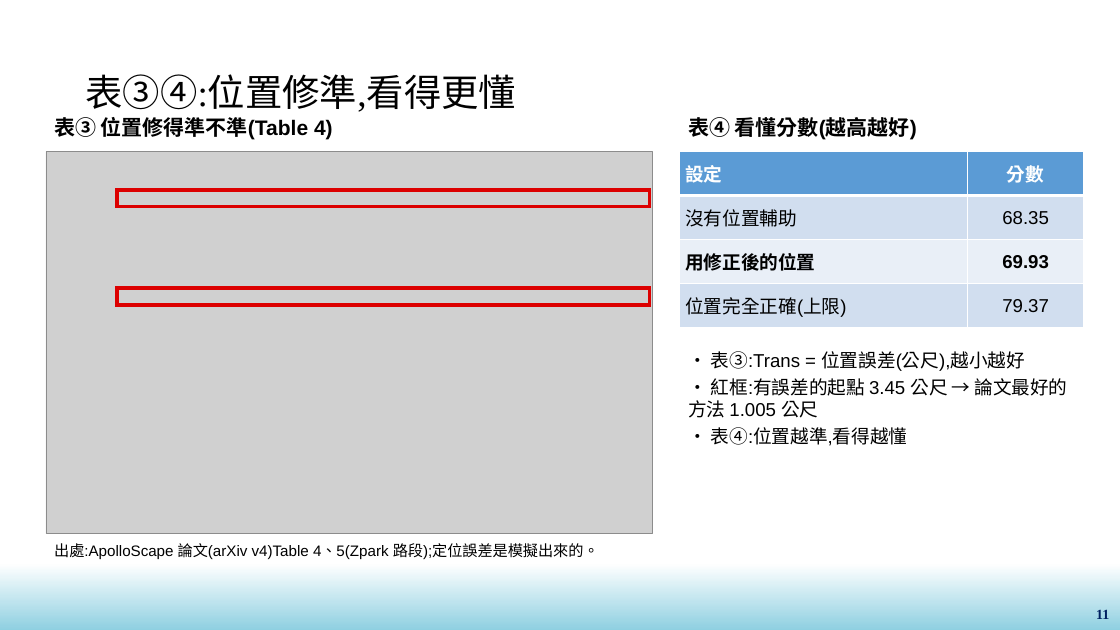
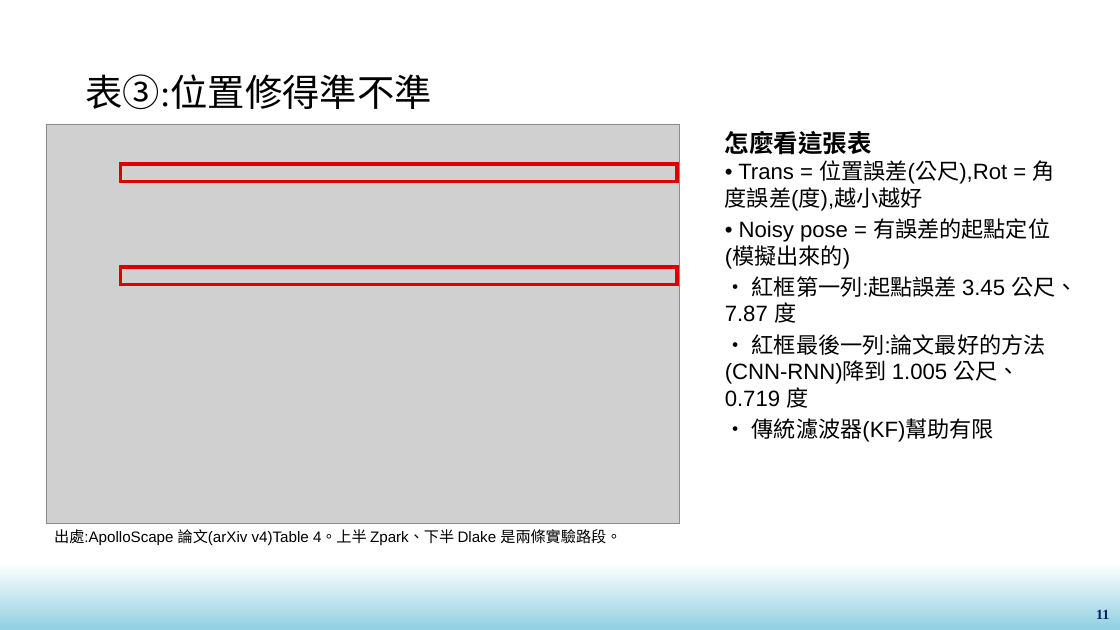
Before and after one commit to yivanee15-ai/taiwan_germany_project, a slide deck: slide 11 of apolloscape_plain.pptx. Drawn at 1120x630 pixels with LibreOffice and Linux fonts; fonts in the diff are those of the drawing; grey boxes stand for pictures; background and template pictures are left out. Boxes give left, top, right and bottom in pixels: in the first picture for what was removed or moved away, otherwise in the second. Text is boxed around its words. In the diff, an @@ line names an element or a change of style, - is before the commit and + after.

```diff
--- a/apolloscape_plain.pptx
+++ b/apolloscape_plain.pptx
@@ title at [85,74,432,110]: text changed @@
-表③④:位置修準,看得更懂
+表③:位置修得準不準
@@ text removed at [54,117,333,140] @@
-表③ 位置修得準不準(Table 4)
@@ text removed at [688,114,917,140] @@
-表④ 看懂分數(越高越好)
@@ picture: place and size @@
-picture at [46,151,653,534]
+picture at [46,124,681,524]
@@ text added at [725,131,1077,442], 19 pt, text #000000 @@
+怎麼看這張表
+• Trans = 位置誤差(公尺),Rot = 角度誤差(度),越小越好
+• Noisy pose = 有誤差的起點定位(模擬出來的)
+• 紅框第一列:起點誤差 3.45 公尺、7.87 度
+• 紅框最後一列:論文最好的方法(CNN-RNN)降到 1.005 公尺、0.719 度
+• 傳統濾波器(KF)幫助有限
@@ rectangle: place and size @@
-rectangle at [117,288,649,305]
+rectangle at [120,164,676,181]
@@ table removed at [680,151,1083,328], 4 rows, 2 columns @@
-設定 | 分數
-沒有位置輔助 | 68.35
-用修正後的位置 | 69.93
-位置完全正確(上限) | 79.37
@@ rectangle: place and size @@
-rectangle at [117,190,649,206]
+rectangle at [120,267,676,285]
@@ text removed at [688,351,1068,446] @@
-• 表③:Trans = 位置誤差(公尺),越小越好
-• 紅框:有誤差的起點 3.45 公尺 → 論文最好的方法 1.005 公尺
-• 表④:位置越準,看得越懂
@@ text at [54,529,621,545]: text changed @@
-出處:ApolloScape 論文(arXiv v4)Table 4、5(Zpark 路段);定位誤差是模擬出來的。
+出處:ApolloScape 論文(arXiv v4)Table 4。上半 Zpark、下半 Dlake 是兩條實驗路段。
```
Also in this commit, not shown: 1 other slide changed, 2 slides added, 1 other file.
